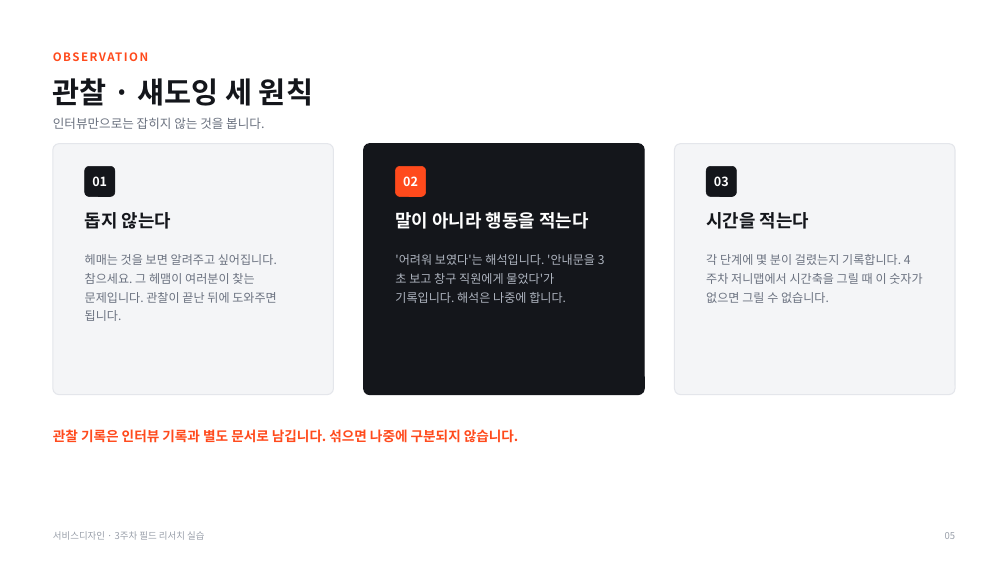
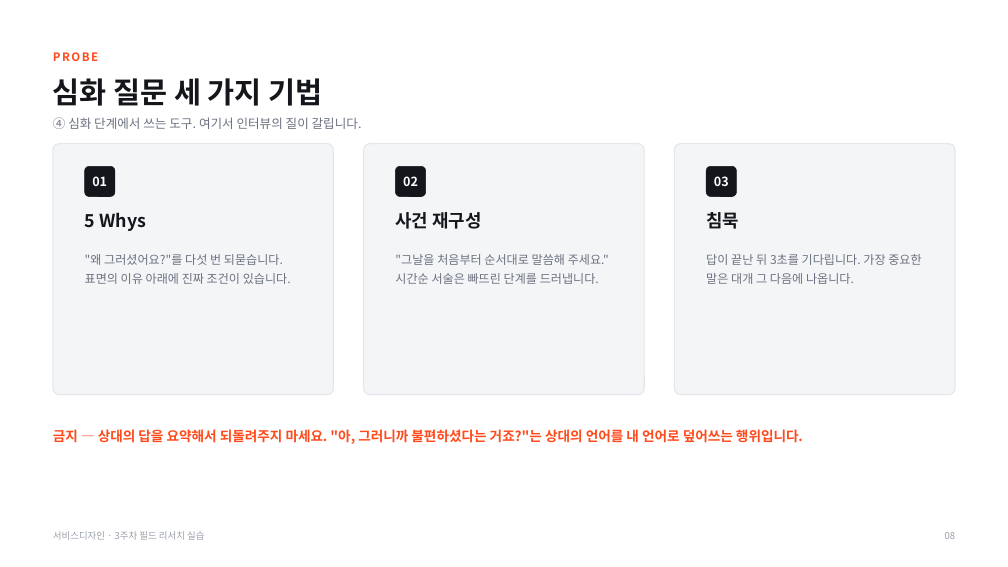
Before and after one commit to design-eng/MIN.D, a slide deck: slide 11 of dist/weeks/서비스디자인_03주차_필드리서치.pptx (slide 9 before the commit). Drawn at 1008x567 pixels with LibreOffice and Linux fonts; fonts in the diff are those of the drawing. Boxes give left, top, right and bottom in pixels: in the first picture for what was removed or moved away, otherwise in the second. Text is boxed around its words. In the diff, an @@ line names an element or a change of style, - is before the commit and + after.

```diff
--- a/dist/weeks/서비스디자인_03주차_필드리서치.pptx
+++ b/dist/weeks/서비스디자인_03주차_필드리서치.pptx
@@ text at box(53, 52, 98, 61): text changed @@
-OBSERVATION
+PROBE
@@ text at box(53, 78, 323, 106): text changed @@
-관찰 · 섀도잉 세 원칙
+심화 질문 세 가지 기법
@@ text at box(53, 117, 362, 129): text changed @@
-인터뷰만으로는 잡히지 않는 것을 봅니다.
+④ 심화 단계에서 쓰는 도구. 여기서 인터뷰의 질이 갈립니다.
@@ rounded rectangle at box(364, 144, 644, 395): fill #14161B to #F4F5F7; outline #14161B 1 pt to #E4E6EB 1 pt @@
@@ rounded rectangle at box(395, 166, 426, 197): fill #FF4A1C to #14161B; outline #FF4A1C 0.5 pt to #14161B 0.5 pt @@
@@ text at box(85, 212, 146, 231): text changed @@
-돕지 않는다
+5 Whys
@@ text at box(395, 212, 481, 229): text changed; text colour #FFFFFF to #14161B @@
-말이 아니라 행동을 적는다
+사건 재구성
@@ text at box(706, 212, 739, 229): text changed @@
-시간을 적는다
+침묵
@@ text at box(85, 254, 291, 284): text changed @@
-헤매는 것을 보면 알려주고 싶어집니다. 참으세요. 그 헤맴이 여러분이 찾는 문제입니다. 관찰이 끝난 뒤에 도와주면 됩니다.
+"왜 그러셨어요?"를 다섯 번 되묻습니다. 표면의 이유 아래에 진짜 조건이 있습니다.
@@ text at box(395, 254, 609, 284): text changed; text colour #AEB4BF to #6B7280 @@
-'어려워 보였다'는 해석입니다. '안내문을 3초 보고 창구 직원에게 물었다'가 기록입니다. 해석은 나중에 합니다.
+"그날을 처음부터 순서대로 말씀해 주세요." 시간순 서술은 빠뜨린 단계를 드러냅니다.
@@ text at box(706, 254, 921, 284): text changed @@
-각 단계에 몇 분이 걸렸는지 기록합니다. 4주차 저니맵에서 시간축을 그릴 때 이 숫자가 없으면 그릴 수 없습니다.
+답이 끝난 뒤 3초를 기다립니다. 가장 중요한 말은 대개 그 다음에 나옵니다.
@@ text at box(53, 429, 803, 444): text changed @@
-관찰 기록은 인터뷰 기록과 별도 문서로 남깁니다. 섞으면 나중에 구분되지 않습니다.
+금지 — 상대의 답을 요약해서 되돌려주지 마세요. "아, 그러니까 불편하셨다는 거죠?"는 상대의 언어를 내 언어로 덮어쓰는 행위입니다.
```
Also in this commit, not shown: 10 other slides changed, 6 slides added, 6 slides removed, 5 other files.
